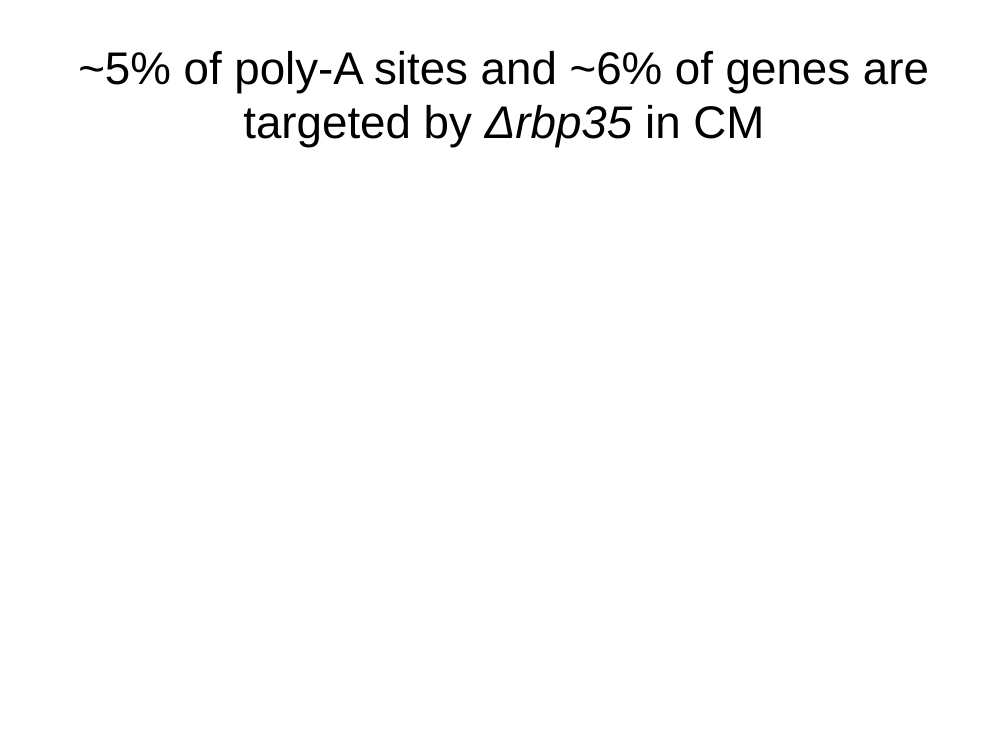
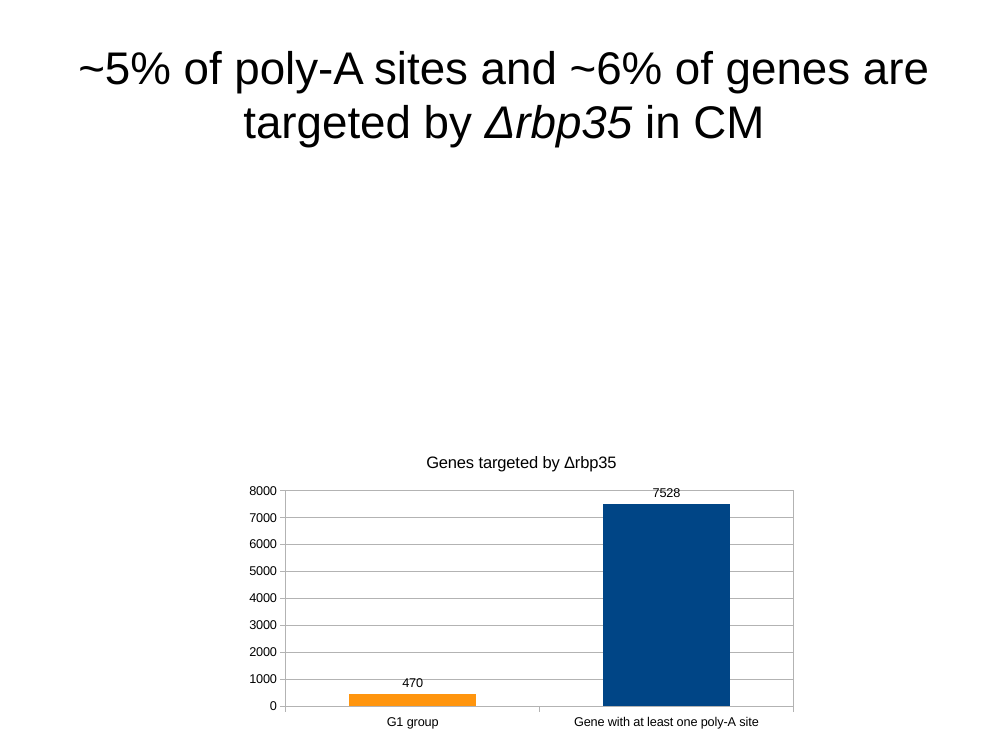
Before and after one commit to wilkinsonlab/m-oryzae-polya, a slide deck: slide 13 of oryzae_data.odp. Drawn at 1008x756 pixels with LibreOffice and Linux fonts; fonts in the diff are those of the drawing. Boxes give left, top, right and bottom in pixels: in the first picture for what was removed or moved away, otherwise in the second. Text is boxed around its words. In the diff, an @@ line names an element or a change of style, - is before the commit and + after.

```diff
--- a/oryzae_data.odp
+++ b/oryzae_data.odp
@@ column chart added at (238,439,805,735) @@
+title "Genes targeted by Δrbp35"
+categories: G1 group, Gene with at least one poly-A site
+Series 1: 470, 7528
```
Also in this commit, not shown: 9 other slides changed, 3 other files.
